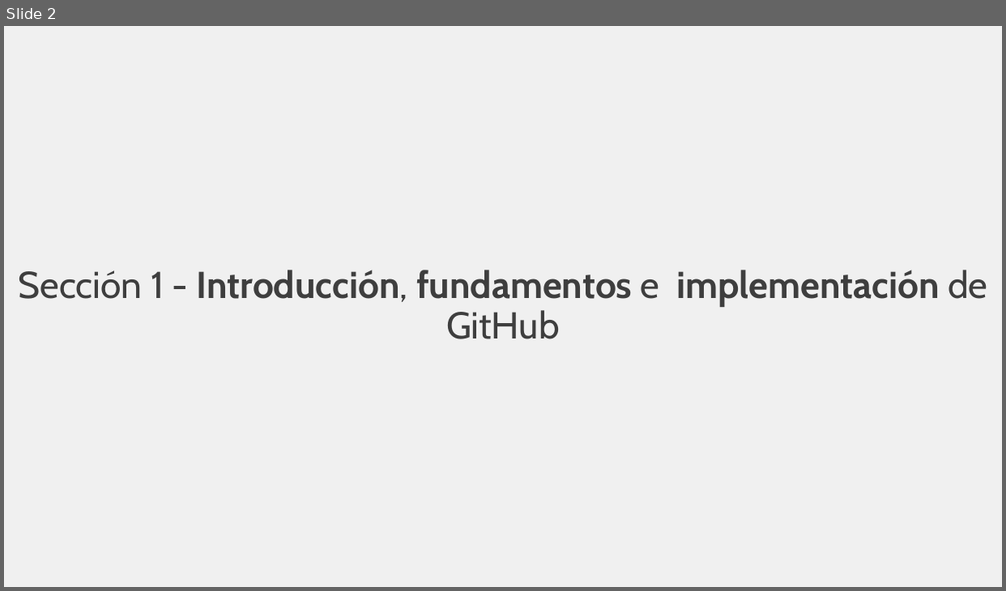
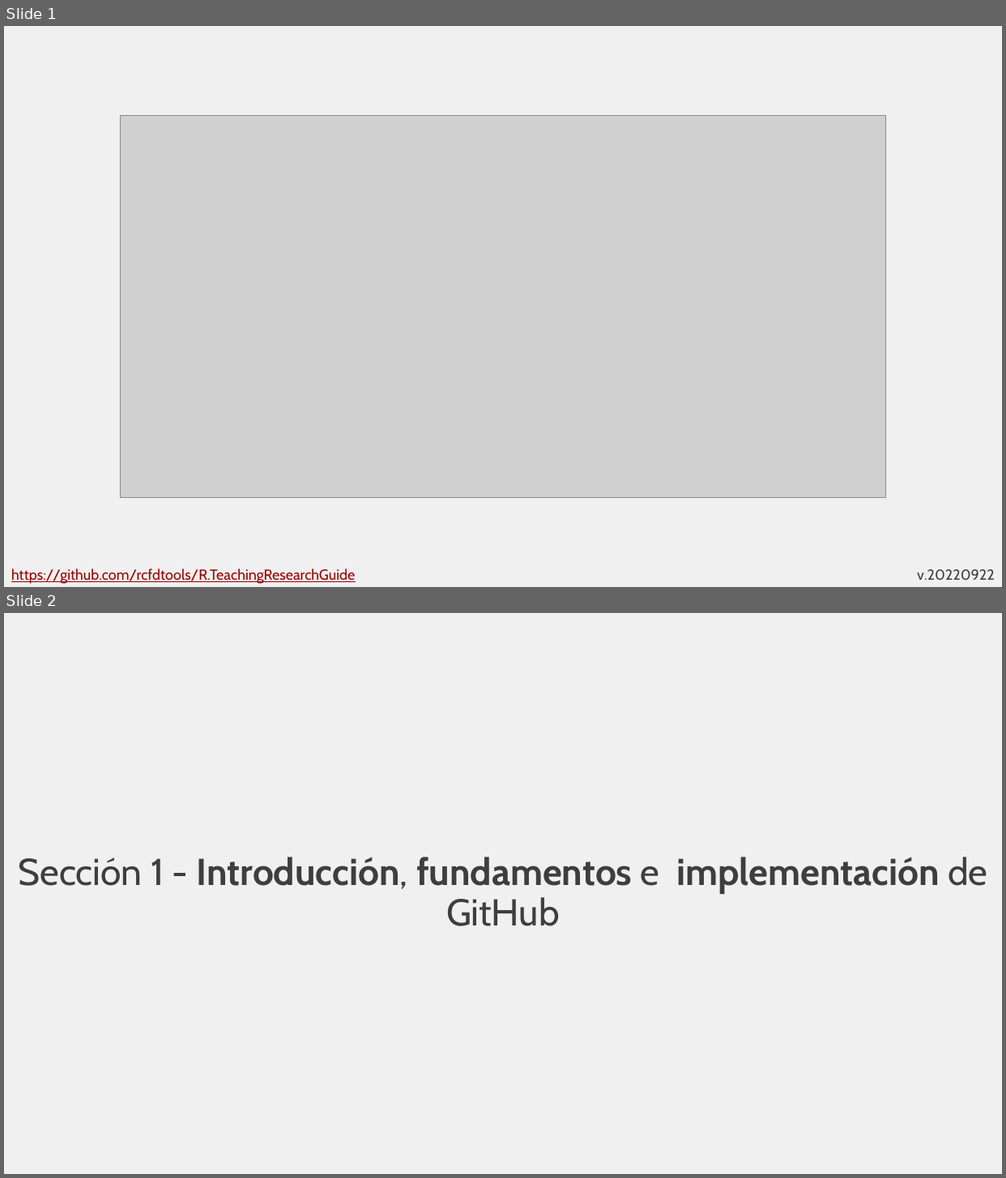
Before and after one commit to rcfdtools/R.TeachingResearchGuide, a slide deck: Section01/Section01.pptx. Shown one above the other, each under a label of ours: slide 2 before the commit, slides 1 and 2 after it. The pictures are 1006x591 and 1006x1178 pixels, drawn with LibreOffice and Linux fonts; fonts in the diff are those of the drawing; grey boxes stand for pictures. Boxes give left, top, right and bottom in pixels: in the first picture for what was removed or moved away, otherwise in the second. Text is boxed around its words. In the diff, an @@ line names an element or a change of style, - is before the commit and + after.

```diff
--- a/Section01/Section01.pptx
+++ b/Section01/Section01.pptx
@@ slide 1 added at (4,26,1002,587), background #F0F0F0 @@
@@ picture added at (120,115,886,498) @@
@@ text added at (11,569,355,584), 14 pt, text #990000, underline @@
+https://github.com/rcfdtools/R.TeachingResearchGuide
@@ text added at (917,570,995,580), 14 pt, text #3E3E3E @@
+v.20220922
```
Also in this commit, not shown: 1 slide changed, 10 other slides added, 1 slide removed, 2 other files.
